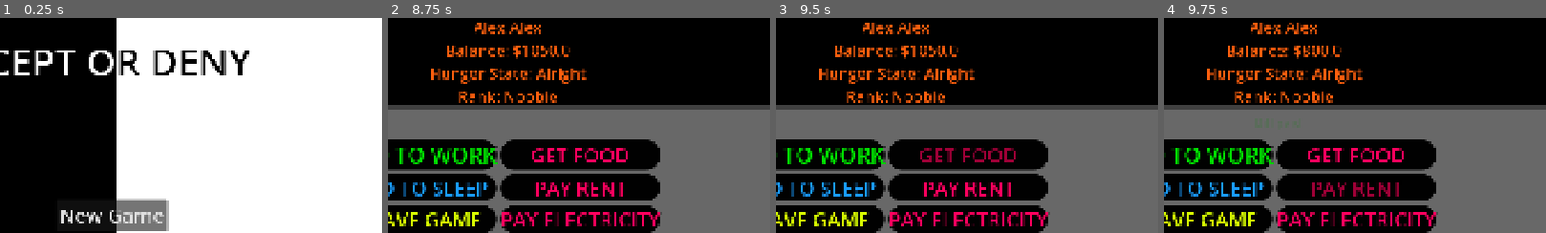
Above: before the commit, frames 1-4 (left to right).
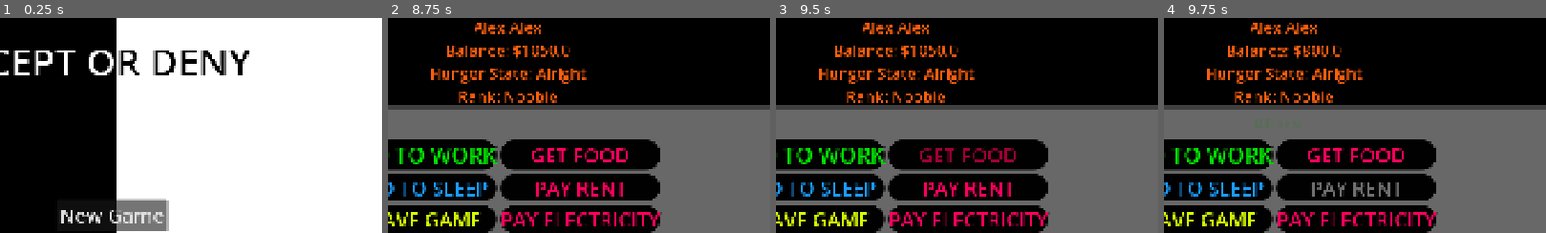
Above: after the commit, the same moments.

Repository: HiImTonyy/acceptordeny
Game: Godot game, scene res://scenes/main_menu.tscn
Two runs of this game, one before a commit and one after it. Both use one fixed random seed, a clock stepped at 60 frames per second and the inputs below.
Inputs (mouse positions are % of the whole screen's width and height, from its top left):
- Up to frame 1 (0.25 s): no input
- Up to frame 2 (8.75 s): click "New Game" at 0.5 s; click (50, 46) at 1.27 s; type "Alex" at 1.35 s; click (50, 53) at 1.5 s; type "Alex" at 1.58 s; click "Start Game" at 2 s; click "PAY RENT" at 2.75 s; click "PAY ELECTRICITY" at 3.5 s; click "GO TO WORK" at 4.25 s; click "GO TO WORK" at 5 s; click "GO TO SLEEP" at 5.75 s; click "GO TO SLEEP" at 6.5 s; click "GET FOOD" at 7.25 s; click "TEST BUTTON" at 8 s
- Up to frame 3 (9.5 s): click "GET FOOD" at 8.75 s
- Up to frame 4 (9.75 s): click "PAY RENT" at 9.5 s
The pictures show only the part of the screen within x 35-85%, y 0-50%; the shares and areas given below are measured in that part.

Frames 1-3 are identical in both runs. In frame 4, 0.7% of the frame differs, in the area x 38-62%, y 76-84%.

Commit message:
Electric and Rent bill now gets disabled after player pays for it. enables after the due date.

Diff:
--- a/scenes/home.tscn
+++ b/scenes/home.tscn
@@ -30,12 +30,14 @@
 border_width_bottom = 5
 border_color = Color(0, 0, 0, 1)
 
-[node name="Main" type="Node2D" node_paths=PackedStringArray("label_player_name", "label_player_cash", "label_hunger_level", "label_rank", "label_stats_total_correct_judgements", " …(744 unchanged characters)…
+[node name="Main" type="Node2D" node_paths=PackedStringArray("label_player_name", "label_player_cash", "label_hunger_level", "label_rank", "button_pay_rent", "button_pay_electricity", "label_stats_total_correct_judgements", " …(744 unchanged characters)…
 script = ExtResource("1_u4wd2")
 label_player_name = NodePath("HomeUI/TopUI/TopUIBackground/ContainerTopUI/LabelPlayerName")
 label_player_cash = NodePath("HomeUI/TopUI/TopUIBackground/ContainerTopUI/LabelCash")
 label_hunger_level = NodePath("HomeUI/TopUI/TopUIBackground/ContainerTopUI/LabelHungerLevel")
 label_rank = NodePath("HomeUI/TopUI/TopUIBackground/ContainerTopUI/LabelRank")
+button_pay_rent = NodePath("HomeUI/ContainerMainButtons/ButtonPayRent")
+button_pay_electricity = NodePath("HomeUI/ContainerMainButtons/ButtonPayElectricity")
 label_stats_total_correct_judgements = NodePath("Control/StatsUI/VBoxContainer/VBoxContainer/LabelStatsTotalCorrectJudgements")
 label_stats_total_incorrect_judgements = NodePath("Control/StatsUI/VBoxContainer/VBoxContainer/LabelStatsTotalIncorrectJudgements")
 label_stats_judgement_success_rate = NodePath("Control/StatsUI/VBoxContainer/VBoxContainer/LabelStatsJudgementSuccessRate")
--- a/scripts/bills.gd
+++ b/scripts/bills.gd
@@ -3,6 +3,7 @@
 signal not_enough_cash
 signal enough_cash
 signal stats_increase(stat : String)
+signal disable_button(button : String, option : bool)
 
 var food_cost : float = 22.00
 var rent_cost : float = 250.00
@@ -25,9 +26,11 @@
 	if rent_paid == true and days_till_rent <= 0:
 		days_till_rent = 30
 		rent_paid = false
+		disable_button.emit("rent", false)
 	if electricity_paid == true and days_till_electric <= 0:
 		electricity_paid = false
 		days_till_electric = 15
+		disable_button.emit("electric", false)
 
 func pay_bill(bill : String):
 	match bill:
@@ -39,6 +42,7 @@
 				rent_paid = true
 				enough_cash.emit()
 				stats_increase.emit("rent")
+				disable_button.emit("rent", true)
 		"electric":
 			if player.cash < electric_cost:
 				not_enough_cash.emit()
@@ -47,13 +51,4 @@
 				electricity_paid = true
 				enough_cash.emit()
 				stats_increase.emit("electric")
-
-
-func pay_electric_bill():
-	if player.cash < electric_cost:
-		not_enough_cash.emit()
-	else:
-		player.decrease_cash(electric_cost)
-		electricity_paid = true
-		enough_cash.emit()
-		stats_increase.emit("electric")
+				disable_button.emit("electric", true)
--- a/scripts/home.gd
+++ b/scripts/home.gd
@@ -5,6 +5,10 @@
 @export var label_player_cash : Label
 @export var label_hunger_level : Label
 @export var label_rank : Label
+
+# BUTTONS
+@export var button_pay_rent : Button
+@export var button_pay_electricity : Button
 
 # PLAYER STATS
 @export var label_stats_total_correct_judgements : Label
@@ -38,20 +42,29 @@
 func _ready():
 	bills.not_enough_cash.connect(not_enough_cash)
 	bills.enough_cash.connect(enough_cash)
+	bills.disable_button.connect(disable_button)
 	update_ui()
 
 func _on_button_pay_rent_button_down() -> void:
 	player.paying_bill.emit("rent")
+	update_ui()
 
 func _on_button_pay_electricity_button_down() -> void:
 	player.paying_bill.emit("electric")
+	update_ui()
+
+func disable_button(button : String, option : bool):
+	match button:
+		"rent":
+			button_pay_rent.disabled = option
+		"electric":
+			button_pay_electricity.disabled = option
 
 func not_enough_cash():
 	popup_message("Not enough cash!", Color.RED)
 
 func enough_cash():
 	popup_message("Bill paid!", Color.GREEN)
-
 
 func popup_message(message: String, color: Color):
 	label_popup_text.add_theme_color_override("font_color", color)
